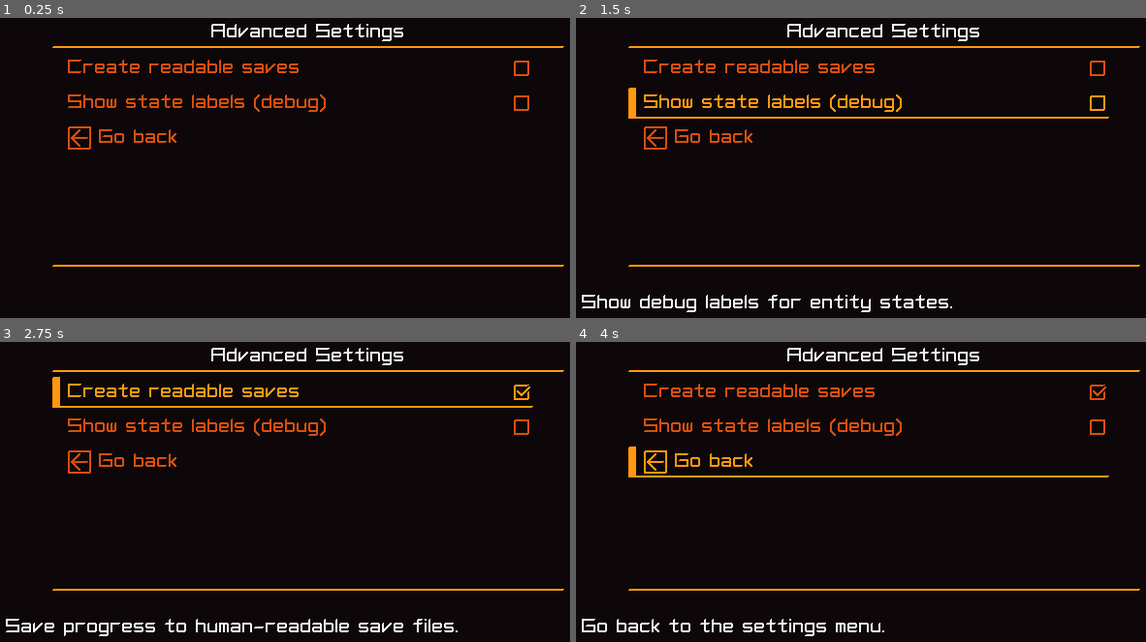
Above: before the commit, frames 1-4 (two rows, left to right).
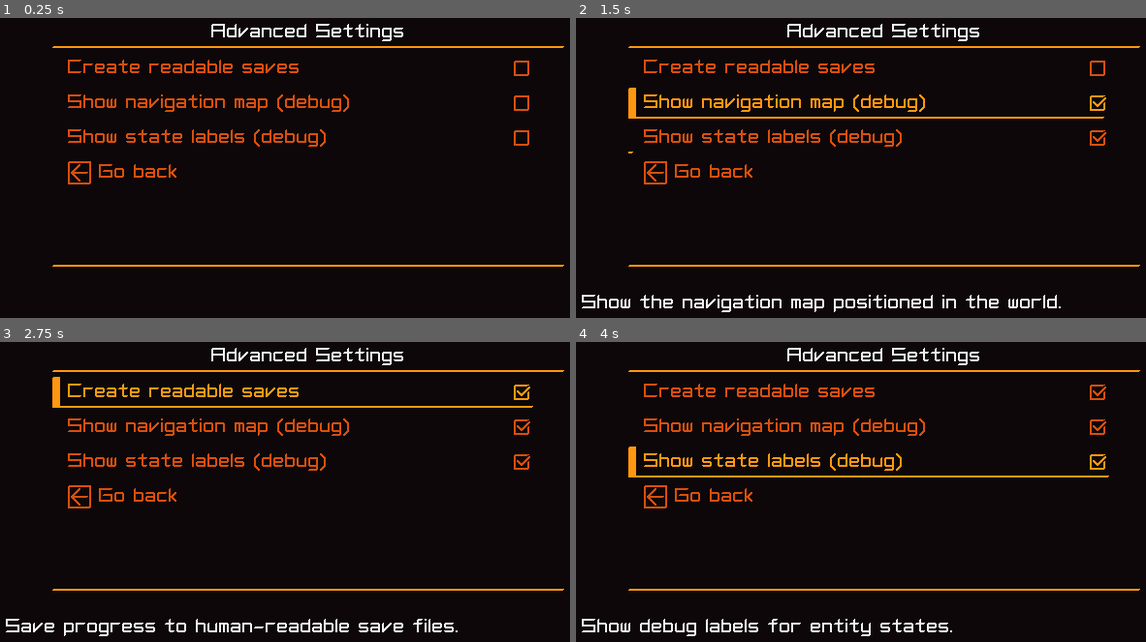
Above: after the commit, the same moments.

Repository: krobbi/coldest-night
Game: Godot game, scene res://gui/menu/menu_cards/advanced_menu_card.tscn
Two runs of this game, one before a commit and one after it. Both use one fixed random seed, a clock stepped at 60 frames per second and the inputs below. This scene is started directly instead of the project's main scene.
Inputs (mouse positions are in pixels of both pictures, inside the frame that each line leads up to):
- Up to frame 1 (0.25 s): no input
- Up to frame 2 (1.5 s): click "Show state labels (debug)" at 0.5 s; click (878, 102) at 1.25 s, where only the run after the commit has a clickable "Show navigation map (debug)"
- Up to frame 3 (2.75 s): click "Create readable saves" at 2 s
- Up to frame 4 (4 s): click "Go back" at 2.75 s; move the mouse to (1020, 453) at 3.52 s; hold Right (move_right) from 3.53 s (still down); tap Z (interact) at 3.6 s; click (1020, 453) at 3.67 s

The runs differ from the first frame. In frame 1, 1.8% of the frame differs, in the area x 11-93%, y 25-56%; in frame 2, 2.9%; in frame 3, 1.9%; in frame 4, 2.9%, in the area x 1-94%, y 25-99%.

Commit message:
Navigation map debug
Add a debug option to show the navigation map.

Diff:
--- a/autoloads/config_bus/config_bus.gd
+++ b/autoloads/config_bus/config_bus.gd
@@ -51,6 +51,7 @@
 	"radar.collectable_color": "orange",
 	"advanced.show_advanced": false,
 	"advanced.readable_saves": false,
+	"debug.show_navigation_map": false,
 	"debug.show_state_labels": false,
 }
 
--- a/gui/menu/menu_cards/advanced_menu_card.tscn
+++ b/gui/menu/menu_cards/advanced_menu_card.tscn
@@ -16,12 +16,17 @@
 _config = "advanced.readable_saves"
 appearance_condition = 3
 
-[node name="ShowStateLabelsCheckbox" parent="CenterContainer/VBoxContainer/ScrollContainer/MenuList" index="1" instance=ExtResource("3")]
+[node name="ShowNavigationMapCheckbox" parent="CenterContainer/VBoxContainer/ScrollContainer/MenuList" index="1" instance=ExtResource("3")]
+layout_mode = 2
+_config = "debug.show_navigation_map"
+appearance_condition = 2
+
+[node name="ShowStateLabelsCheckbox" parent="CenterContainer/VBoxContainer/ScrollContainer/MenuList" index="2" instance=ExtResource("3")]
 layout_mode = 2
 _config = "debug.show_state_labels"
 appearance_condition = 2
 
-[node name="GoBackButton" parent="CenterContainer/VBoxContainer/ScrollContainer/MenuList" index="2" instance=ExtResource("4")]
+[node name="GoBackButton" parent="CenterContainer/VBoxContainer/ScrollContainer/MenuList" index="3" instance=ExtResource("4")]
 layout_mode = 2
 _text = "BUTTON.GO_BACK"
 _icon = ExtResource("6")
--- a/levels/level.gd
+++ b/levels/level.gd
@@ -22,9 +22,8 @@
 
 # Run when the level finishes entering the scene tree. Initialize the level.
 func _ready() -> void:
+	ConfigBus.subscribe_node_bool("debug.show_navigation_map", $NavigationTileMap.set_visible)
 	AudioManager.play_music(_music)
-
-	$NavigationTileMap.hide()
 
 	var points_node: Node = $Points
 	remove_child(points_node)
--- a/resources/translations/text.csv
+++ b/resources/translations/text.csv
@@ -34,6 +34,7 @@
 CHECKBOX.ACCESSIBILITY.TOOLTIPS,"Show tooltips"
 CHECKBOX.ADVANCED.READABLE_SAVES,"Create readable saves"
 CHECKBOX.AUDIO.MUTE,"Mute"
+CHECKBOX.DEBUG.SHOW_NAVIGATION_MAP,"Show navigation map (debug)"
 CHECKBOX.DEBUG.SHOW_STATE_LABELS,"Show state labels (debug)"
 CHECKBOX.DISPLAY.FULLSCREEN,"Fullscreen"
 CHECKBOX.DISPLAY.PIXEL_SNAP,"Use pixel snapping"
@@ -165,6 +166,7 @@
 TOOLTIP.CHECKBOX.ACCESSIBILITY.TOOLTIPS,"Show descriptive text for menu options."
 TOOLTIP.CHECKBOX.ADVANCED.READABLE_SAVES,"Save progress to human-readable save files."
 TOOLTIP.CHECKBOX.AUDIO.MUTE,"Turn off all sound."
+TOOLTIP.CHECKBOX.DEBUG.SHOW_NAVIGATION_MAP,"Show the navigation map positioned in the world."
 TOOLTIP.CHECKBOX.DEBUG.SHOW_STATE_LABELS,"Show debug labels for entity states."
 TOOLTIP.CHECKBOX.DISPLAY.FULLSCREEN,"Make the window fill the entire screen."
 TOOLTIP.CHECKBOX.DISPLAY.PIXEL_SNAP,"Draw the game at a limited resoluton."
